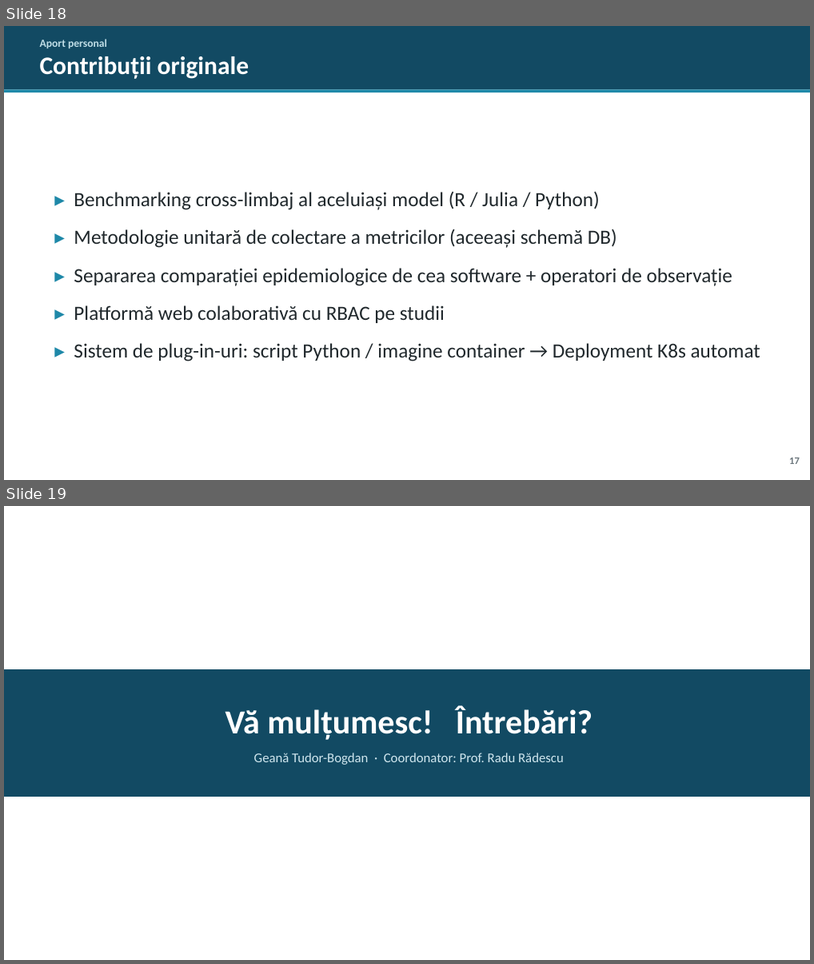
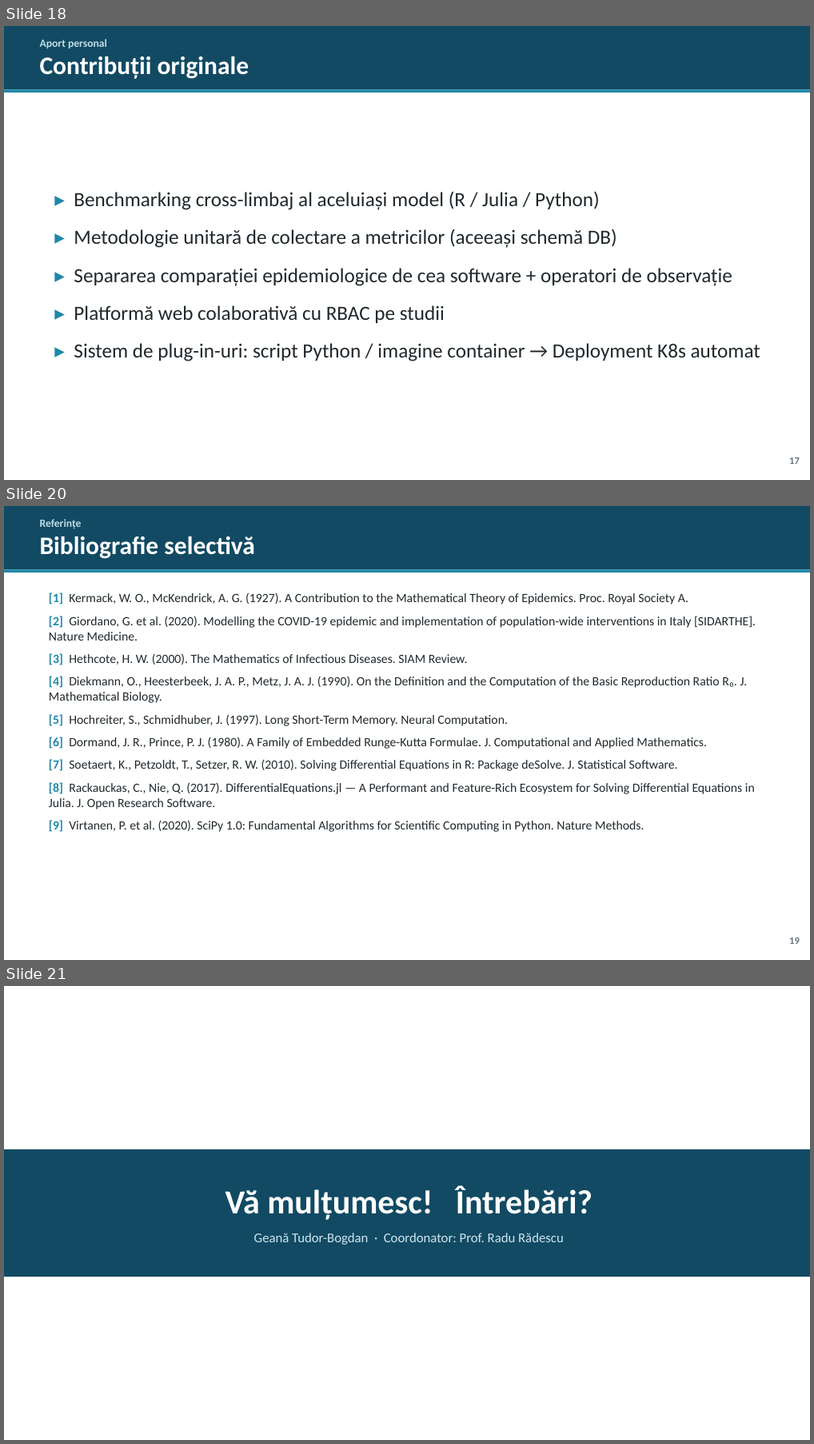
Before and after one commit to MasterProgramerCPU/Teza_Disertatie, a slide deck: docs/Disertatie_prezentare.pptx. Shown one above the other, each under a label of ours: slides 18 and 19 before the commit, slides 18, 20 and 21 after it; the slides between them are not shown. The pictures are 814x964 and 814x1444 pixels, drawn with LibreOffice and Linux fonts; fonts in the diff are those of the drawing. Boxes give left, top, right and bottom in pixels: in the first picture for what was removed or moved away, otherwise in the second. Text is boxed around its words. In the diff, an @@ line names an element or a change of style, - is before the commit and + after.

```diff
--- a/docs/Disertatie_prezentare.pptx
+++ b/docs/Disertatie_prezentare.pptx
@@ slide 20 added at box(4, 506, 810, 960), background #FFFFFF @@
@@ rectangle added at box(4, 506, 810, 569), fill #124A63 @@
@@ text added at box(40, 519, 254, 559), 30 pt, text #FFFFFF, bold @@
+Referințe
+Bibliografie selectivă
@@ rectangle added at box(4, 569, 810, 572), fill #1E88A8 @@
@@ text added at box(49, 592, 756, 832), 15 pt, text #20282C @@
+[1] Kermack, W. O., McKendrick, A. G. (1927). A Contribution to the Mathematical Theory of Epidemics. Proc. Royal Society A.
+[2] Giordano, G. et al. (2020). Modelling the COVID-19 epidemic and implementation of population-wide interventions in Italy [SIDARTHE]. Nature Medicine.
+[3] Hethcote, H. W. (2000). The Mathematics of Infectious Diseases. SIAM Review.
+[4] Diekmann, O., Heesterbeek, J. A. P., Metz, J. A. J. (1990). On the Definition and the Computation of the Basic Reproduction Ratio R₀. J. Mathematical Biology.
+[5] Hochreiter, S., Schmidhuber, J. (1997). Long Short-Term Memory. Neural Computation.
+[6] Dormand, J. R., Prince, P. J. (1980). A Family of Embedded Runge-Kutta Formulae. J. Computational and Applied Mathematics.
+[7] Soetaert, K., Petzoldt, T., Setzer, R. W. (2010). Solving Differential Equations in R: Package deSolve. J. Statistical Software.
+[8] Rackauckas, C., Nie, Q. (2017). DifferentialEquations.jl — A Performant and Feature-Rich Ecosystem for Solving Differential Equations in Julia. J. Open Research Software.
+[9] Virtanen, P. et al. (2020). SciPy 1.0: Fundamental Algorithms for Scientific Computing in Python. Nature Methods.
@@ text added at box(790, 937, 800, 944), 12 pt, text #6B767C, bold @@
+19
@@ what was slide 19 is now slide 21 @@
```
Also in this commit, not shown: 1 other slide added.
